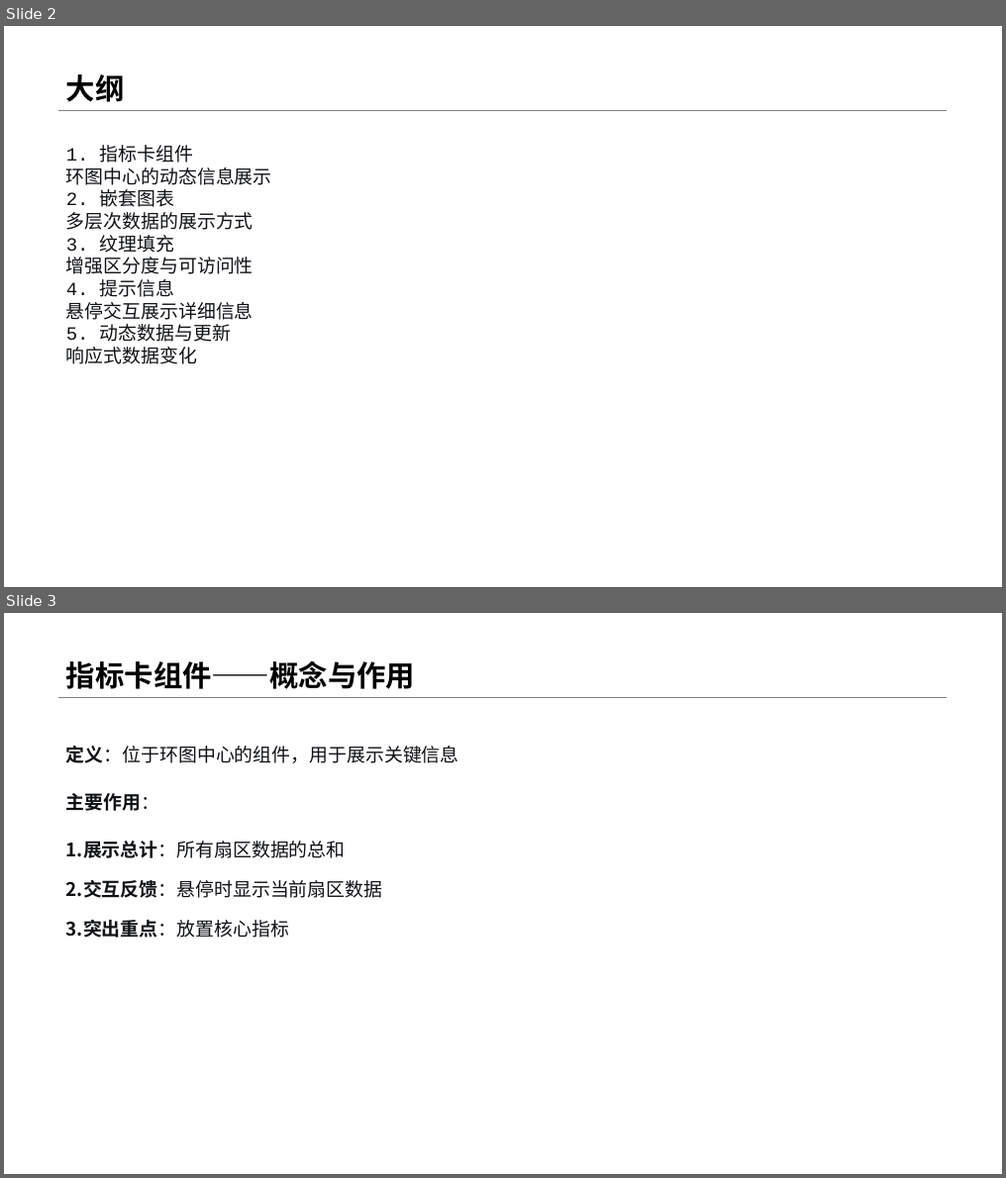
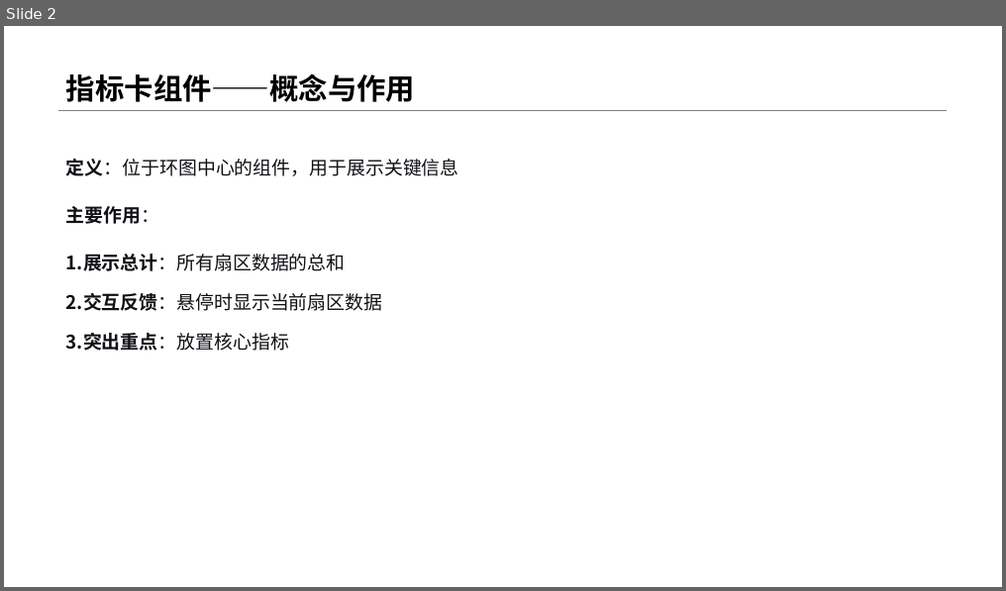
Before and after one commit to menglin1997/vchartCourse, a slide deck: code/Chapter 3 - Vchart Type/22-PieAdvanced/22-PieAdvanced.pptx. Shown one above the other, each under a label of ours: slides 2 and 3 before the commit, slide 2 after it. The pictures are 1006x1178 and 1006x591 pixels, drawn with LibreOffice and Linux fonts; fonts in the diff are those of the drawing. Boxes give left, top, right and bottom in pixels: in the first picture for what was removed or moved away, otherwise in the second. Text is boxed around its words. In the diff, an @@ line names an element or a change of style, - is before the commit and + after.

```diff
--- a/code/Chapter 3 - Vchart Type/22-PieAdvanced/22-PieAdvanced.pptx
+++ b/code/Chapter 3 - Vchart Type/22-PieAdvanced/22-PieAdvanced.pptx
@@ slide 2 removed at <box>4,26,1002,587</box>, background #FFFFFF; not listed: 1 template element that a slide beside it also shows @@
@@ title removed at <box>66,75,125,102</box> @@
-大纲
@@ text removed at <box>66,145,272,365</box> @@
-1. 指标卡组件
-环图中心的动态信息展示
-2. 嵌套图表
-多层次数据的展示方式
-3. 纹理填充
-增强区分度与可访问性
-4. 提示信息
-悬停交互展示详细信息
-5. 动态数据与更新
-响应式数据变化
@@ what was slide 3 is now slide 2 @@
```
Also in this commit, not shown: 5 slides changed, 1 slide added, 4 other slides removed, 5 other files.
